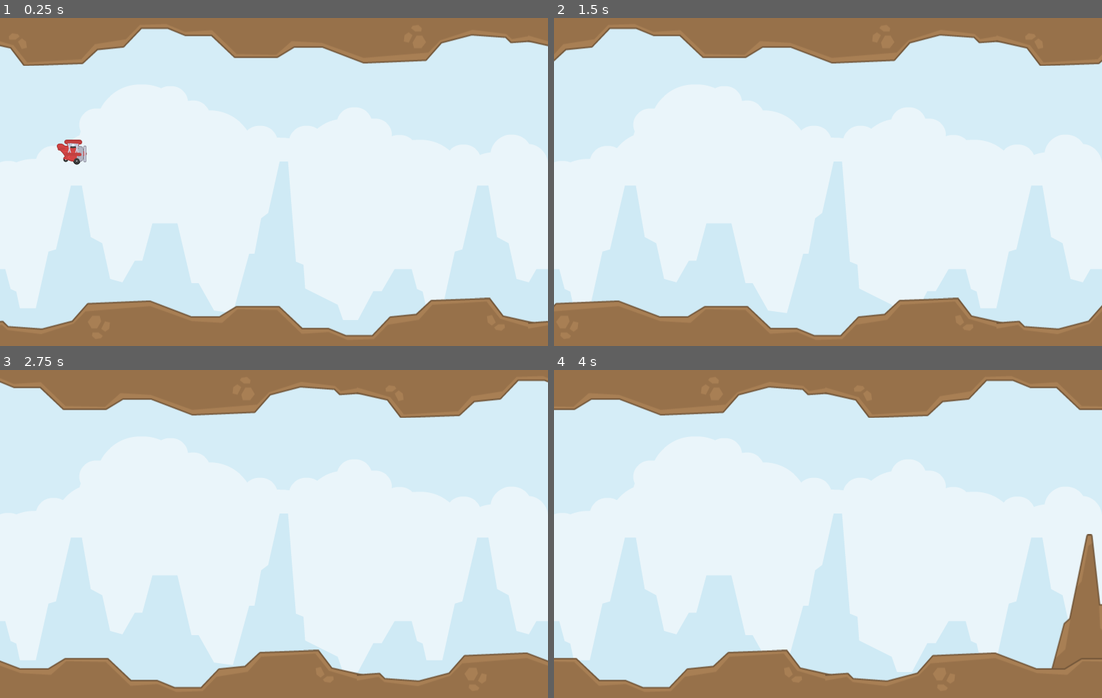
Above: before the commit, frames 1-4 (two rows, left to right).
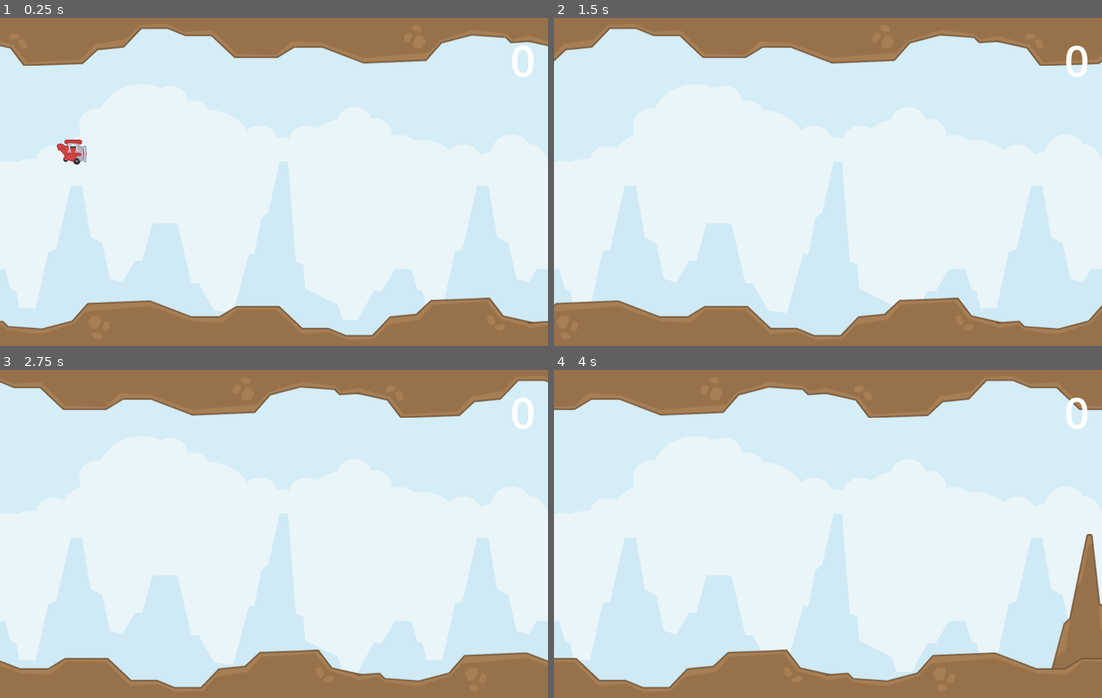
Above: after the commit, the same moments.

Repository: SnabbKneht/Tappy-Plane
Game: Godot game, scene res://scenes/main.tscn
Same seed, same stepped clock (60 frames per second), same inputs: the game is played once before the commit and once after it.
Inputs (mouse positions are in pixels of both pictures, inside the frame that each line leads up to):
- Up to frame 1 (0.25 s): no input
- Up to frame 2 (1.5 s): move the mouse to (948, 165) at 0.52 s; click (948, 165) at 0.6 s; move the mouse to (718, 198) at 1.27 s; click (718, 198) at 1.35 s
- Up to frame 3 (2.75 s): move the mouse to (328, 461) at 2.02 s; click (328, 461) at 2.1 s
- Up to frame 4 (4 s): move the mouse to (800, 599) at 2.77 s; click (800, 599) at 2.85 s; move the mouse to (992, 583) at 3.52 s; click (992, 583) at 3.6 s

The runs differ from the first frame. In frame 1, 0.2% of the frame differs, in the area x 93-98%, y 8-18%; in frame 2, 0.2%; in frame 3, 0.2%; in frame 4, 0.2%.

Commit message:
Add score

Diff:
--- a/scenes/main.tscn
+++ b/scenes/main.tscn
@@ -1,9 +1,10 @@
-[gd_scene load_steps=6 format=3 uid="uid://imj1m43l8q0m"]
+[gd_scene load_steps=7 format=3 uid="uid://imj1m43l8q0m"]
 
 [ext_resource type="Script" path="res://scripts/main.gd" id="1_hsphl"]
 [ext_resource type="Texture2D" uid="uid://b1g5nxtr4ocgr" path="res://sprites/background.png" id="1_nn7nw"]
 [ext_resource type="PackedScene" uid="uid://s2fsug0tww06" path="res://scenes/ground.tscn" id="2_4jwem"]
 [ext_resource type="PackedScene" uid="uid://do5v4t434g2rs" path="res://scenes/plane.tscn" id="3_5uawr"]
+[ext_resource type="PackedScene" uid="uid://t1hnuyfyaw2q" path="res://scenes/score_label.tscn" id="6_0suru"]
 [ext_resource type="PackedScene" uid="uid://cjdj51l64hw3f" path="res://scenes/rock_spawner.tscn" id="6_60lsg"]
 
 [node name="Main" type="Node"]
@@ -31,3 +32,8 @@
 position = Vector2(105, 168)
 
 [node name="RockSpawner" parent="." instance=ExtResource("6_60lsg")]
+
+[node name="ScoreLabel" parent="." instance=ExtResource("6_0suru")]
+
+[connection signal="crashed" from="Plane" to="." method="_on_plane_crashed"]
+[connection signal="rock_passed" from="RockSpawner" to="." method="_on_rock_passed"]
--- /dev/null
+++ b/scenes/score_label.tscn
@@ -0,0 +1,14 @@
+[gd_scene format=3 uid="uid://t1hnuyfyaw2q"]
+
+[node name="ScoreLabel" type="Label"]
+anchors_preset = 1
+anchor_left = 1.0
+anchor_right = 1.0
+offset_left = -61.0
+offset_top = 17.0
+offset_right = -18.0
+offset_bottom = 40.0
+grow_horizontal = 0
+theme_override_font_sizes/font_size = 64
+text = "0"
+horizontal_alignment = 2
--- a/scripts/main.gd
+++ b/scripts/main.gd
@@ -1,8 +1,20 @@
 extends Node
 
 
-@onready var plane = $Plane
+@onready var score_label = $ScoreLabel
+
+
+var score
 
 
 func _ready():
-	plane.crashed.connect(func(_pos): print('Game over.'))
+	score = 0
+
+
+func _on_plane_crashed(_position):
+	print('Game over.')
+
+
+func _on_rock_passed():
+	score += 1
+	score_label.text = str(score)
--- a/scripts/rock_spawner.gd
+++ b/scripts/rock_spawner.gd
@@ -1,4 +1,7 @@
 extends Node
+
+
+signal rock_passed
 
 
 @export var rock_scene: PackedScene
@@ -12,4 +15,5 @@
 	var new_rock = rock_scene.instantiate()
 	if randi() % 2 == 0:
 		new_rock.scale.y = -1
+	new_rock.get_node("ScoreArea").passed.connect(func(): rock_passed.emit())
 	add_child(new_rock)
--- a/scripts/score_area.gd
+++ b/scripts/score_area.gd
@@ -1,6 +1,9 @@
 extends Area2D
+
+
+signal passed
 
 
 func _on_body_entered(body):
 	if body is Player:
-		print('Score')
+		passed.emit()
